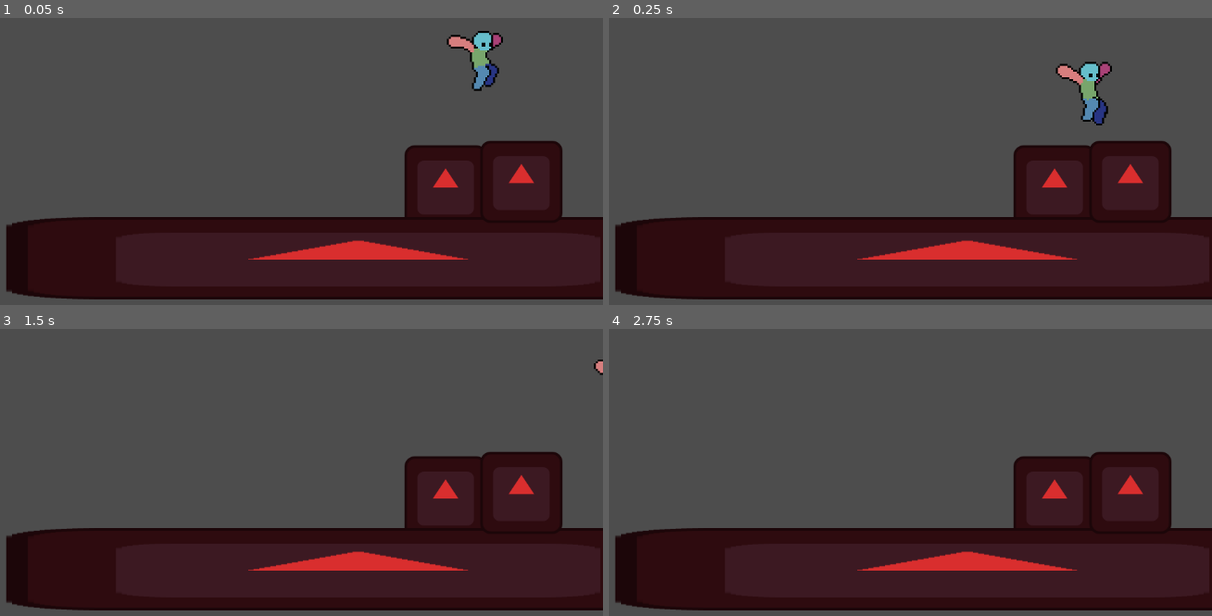
Above: before the commit, frames 1-4 (two rows, left to right).
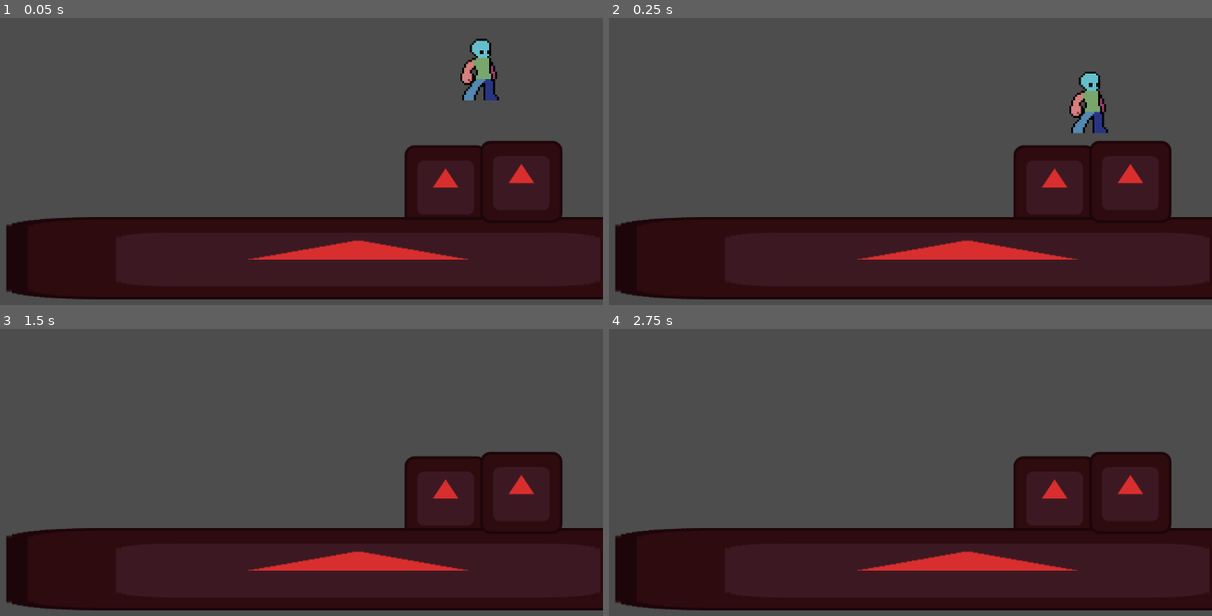
Above: after the commit, the same moments.

Repository: TatusFilipek/GodotTryEndError
Game: Godot game, scene res://scenes/main.tscn
The game is run twice, just before and just after one commit, with the same random seed, the same clock (stepped at 60 frames per second) and the same inputs. The engine's default icon, where the game draws it, is replaced by a stand-in: a white triangle on a blue panel in a dark square.
Inputs:
- Up to frame 1 (0.05 s): no input
- Up to frame 2 (0.25 s): no input
- Up to frame 3 (1.5 s): hold D (moveRight) from 0.53 s (still down); tap W (moveUp) at 0.77 s
- Up to frame 4 (2.75 s): tap W (moveUp) at 1.52 s; tap Enter at 2 s; release D (moveRight) at 2.03 s; hold A (moveLeft) from 2.03 s (still down)

The runs differ from the first frame. In frame 1, 1.1% of the frame differs, in the area x 74-84%, y 4-29%; in frame 2, 1.1%, in the area x 74-84%, y 15-41%; in frame 3, less than 0.1%; in frame 4, nothing differs.

Commit message:
Zrobilem animacje stania i chodzenia, szybki zapis bo niechce nic stracic, bo sie na meczylem

Diff:
--- a/scenes/player.tscn
+++ b/scenes/player.tscn
@@ -265,9 +265,154 @@
 "speed": 12.0
 }]
 
+[sub_resource type="AnimationNodeAnimation" id="AnimationNodeAnimation_3v2ag"]
+animation = &"Idle"
+advance_on_start = true
+
+[sub_resource type="AnimationNodeAnimation" id="AnimationNodeAnimation_jej6c"]
+animation = &"Move"
+
+[sub_resource type="AnimationNodeStateMachineTransition" id="AnimationNodeStateMachineTransition_f1ej7"]
+advance_mode = 2
+
+[sub_resource type="AnimationNodeStateMachineTransition" id="AnimationNodeStateMachineTransition_oprun"]
+switch_mode = 2
+advance_condition = &"xInput"
+advance_expression = "xInput != 0"
+
+[sub_resource type="AnimationNodeStateMachineTransition" id="AnimationNodeStateMachineTransition_a8ls1"]
+switch_mode = 2
+advance_mode = 2
+
+[sub_resource type="AnimationNodeStateMachine" id="AnimationNodeStateMachine_qfm1y"]
+states/Idle/node = SubResource("AnimationNodeAnimation_3v2ag")
+states/Idle/position = Vector2(381, 89)
+states/Move/node = SubResource("AnimationNodeAnimation_jej6c")
+states/Move/position = Vector2(615, 89)
+transitions = ["Start", "Idle", SubResource("AnimationNodeStateMachineTransition_f1ej7"), "Idle", "Move", SubResource("AnimationNodeStateMachineTransition_oprun"), "Move", "End", SubResource("AnimationNodeStateMachineTransition_a8ls1")]
+
+[sub_resource type="AnimationNodeBlendTree" id="AnimationNodeBlendTree_3v2ag"]
+graph_offset = Vector2(-474.84045, 85.801056)
+nodes/output/position = Vector2(520, 140)
+nodes/StateMachine/node = SubResource("AnimationNodeStateMachine_qfm1y")
+nodes/StateMachine/position = Vector2(-100, 80)
+node_connections = [&"output", 0, &"StateMachine"]
+
+[sub_resource type="Animation" id="Animation_jej6c"]
+resource_name = "Idle"
+length = 2.00002
+loop_mode = 1
+step = 0.2
+tracks/0/type = "value"
+tracks/0/imported = false
+tracks/0/enabled = true
+tracks/0/path = NodePath("AnimatedSprite2D:frame")
+tracks/0/interp = 1
+tracks/0/loop_wrap = true
+tracks/0/keys = {
+"times": PackedFloat32Array(0, 0.2, 0.4, 0.6, 0.8, 1, 1.2, 1.4, 1.6, 1.8000001),
+"transitions": PackedFloat32Array(1, 1, 1, 1, 1, 1, 1, 1, 1, 1),
+"update": 1,
+"values": [0, 1, 2, 3, 4, 5, 6, 7, 8, 9]
+}
+tracks/1/type = "value"
+tracks/1/imported = false
+tracks/1/enabled = true
+tracks/1/path = NodePath("AnimatedSprite2D:animation")
+tracks/1/interp = 1
+tracks/1/loop_wrap = true
+tracks/1/keys = {
+"times": PackedFloat32Array(0),
+"transitions": PackedFloat32Array(1),
+"update": 1,
+"values": [&"Idle"]
+}
+
+[sub_resource type="Animation" id="Animation_fulsm"]
+resource_name = "Move"
+length = 0.8333417
+loop_mode = 1
+step = 0.083333336
+tracks/0/type = "value"
+tracks/0/imported = false
+tracks/0/enabled = true
+tracks/0/path = NodePath("AnimatedSprite2D:frame")
+tracks/0/interp = 1
+tracks/0/loop_wrap = true
+tracks/0/keys = {
+"times": PackedFloat32Array(0, 0.083333336, 0.16666667, 0.25, 0.33333334, 0.41666666, 0.5, 0.5833333, 0.6666667, 0.75),
+"transitions": PackedFloat32Array(1, 1, 1, 1, 1, 1, 1, 1, 1, 1),
+"update": 1,
+"values": [0, 1, 2, 3, 4, 5, 6, 7, 8, 9]
+}
+tracks/1/type = "value"
+tracks/1/imported = false
+tracks/1/enabled = true
+tracks/1/path = NodePath("AnimatedSprite2D:animation")
+tracks/1/interp = 1
+tracks/1/loop_wrap = true
+tracks/1/keys = {
+"times": PackedFloat32Array(0),
+"transitions": PackedFloat32Array(1),
+"update": 1,
+"values": [&"Walk"]
+}
+
+[sub_resource type="Animation" id="Animation_3v2ag"]
+length = 0.001
+tracks/0/type = "value"
+tracks/0/imported = false
+tracks/0/enabled = true
+tracks/0/path = NodePath("AnimatedSprite2D:frame")
+tracks/0/interp = 1
+tracks/0/loop_wrap = true
+tracks/0/keys = {
+"times": PackedFloat32Array(0),
+"transitions": PackedFloat32Array(1),
+"update": 1,
+"values": [0]
+}
+tracks/1/type = "value"
+tracks/1/imported = false
+tracks/1/enabled = true
+tracks/1/path = NodePath("AnimatedSprite2D:animation")
+tracks/1/interp = 1
+tracks/1/loop_wrap = true
+tracks/1/keys = {
+"times": PackedFloat32Array(0),
+"transitions": PackedFloat32Array(1),
+"update": 1,
+"values": [&"Walk"]
+}
+
+[sub_resource type="Animation" id="Animation_f1ej7"]
+resource_name = "test"
+loop_mode = 1
+step = 0.083333336
+tracks/0/type = "value"
+tracks/0/imported = false
+tracks/0/enabled = true
+tracks/0/path = NodePath("AnimatedSprite2D:animation")
+tracks/0/interp = 1
+tracks/0/loop_wrap = true
+tracks/0/keys = {
+"times": PackedFloat32Array(0, 1),
+"transitions": PackedFloat32Array(1, 1),
+"update": 1,
+"values": [&"Walk", &"Walk"]
+}
+
+[sub_resource type="AnimationLibrary" id="AnimationLibrary_f1ej7"]
+_data = {
+&"Idle": SubResource("Animation_jej6c"),
+&"Move": SubResource("Animation_fulsm"),
+&"RESET": SubResource("Animation_3v2ag"),
+&"test": SubResource("Animation_f1ej7")
+}
+
 [sub_resource type="CapsuleShape2D" id="CapsuleShape2D_sugp2"]
-radius = 64.0
-height = 128.0
+radius = 16.0
+height = 94.0
 
 [node name="Player" type="CharacterBody2D" unique_id=97587854]
 script = ExtResource("1_0wfyh")
@@ -276,9 +421,15 @@
 [node name="AnimatedSprite2D" type="AnimatedSprite2D" parent="." unique_id=862734885]
 scale = Vector2(3, 3)
 sprite_frames = SubResource("SpriteFrames_4r5pv")
-animation = &"Jump"
-frame = 4
-frame_progress = 1.0
+animation = &"Walk"
+
+[node name="AnimationTree" type="AnimationTree" parent="." unique_id=204356462]
+tree_root = SubResource("AnimationNodeBlendTree_3v2ag")
+anim_player = NodePath("../AnimationPlayer")
+parameters/StateMachine/conditions/xInput = false
+
+[node name="AnimationPlayer" type="AnimationPlayer" parent="." unique_id=411919955]
+libraries/ = SubResource("AnimationLibrary_f1ej7")
 
 [node name="collider" type="CollisionShape2D" parent="." unique_id=1589755770]
 position = Vector2(-4, 0)
